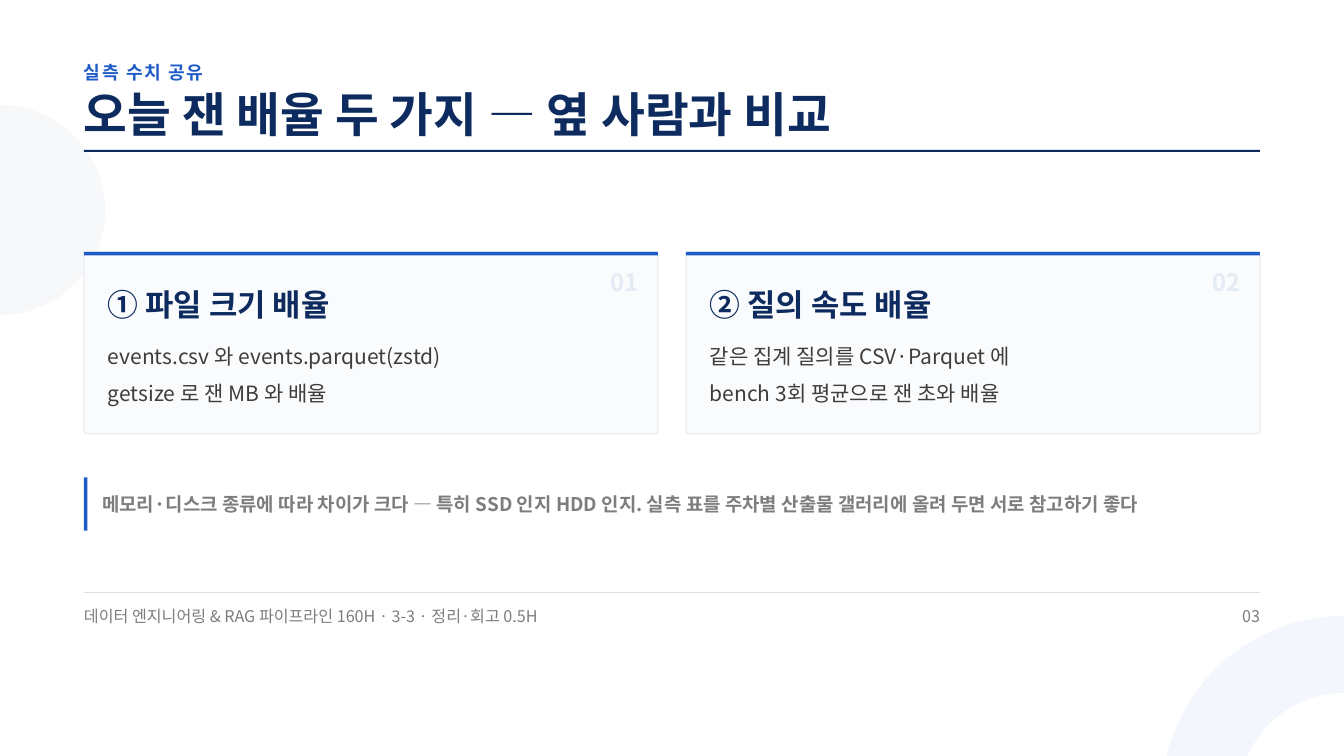
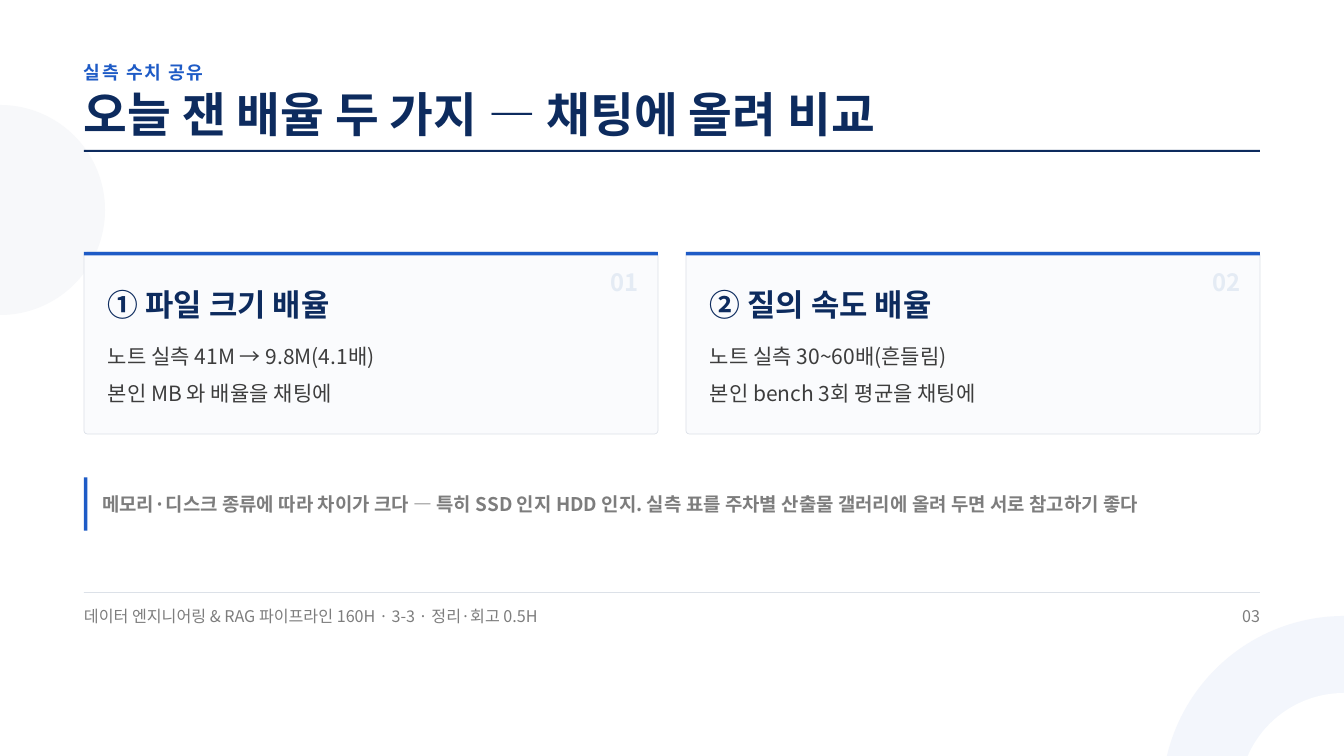
Before and after one commit to aebonlee/materials, a slide deck: slide 3 of data-eng/decks/w3d3s4.pptx. Drawn at 1344x756 pixels with LibreOffice and Linux fonts; fonts in the diff are those of the drawing. Boxes give left, top, right and bottom in pixels: in the first picture for what was removed or moved away, otherwise in the second. Text is boxed around its words. In the diff, an @@ line names an element or a change of style, - is before the commit and + after.

```diff
--- a/data-eng/decks/w3d3s4.pptx
+++ b/data-eng/decks/w3d3s4.pptx
@@ text at (84,92,875,137): text changed @@
-오늘 잰 배율 두 가지 — 옆 사람과 비교
+오늘 잰 배율 두 가지 — 채팅에 올려 비교
@@ text at (108,346,375,403): text changed @@
-events.csv 와 events.parquet(zstd)
-getsize 로 잰 MB 와 배율
+노트 실측 41M → 9.8M(4.1배)
+본인 MB 와 배율을 채팅에
@@ text at (710,346,976,403): text changed @@
-같은 집계 질의를 CSV·Parquet 에
-bench 3회 평균으로 잰 초와 배율
+노트 실측 30~60배(흔들림)
+본인 bench 3회 평균을 채팅에
```
Also in this commit, not shown: 6 other slides changed, 1 slide added, 42 other files.
